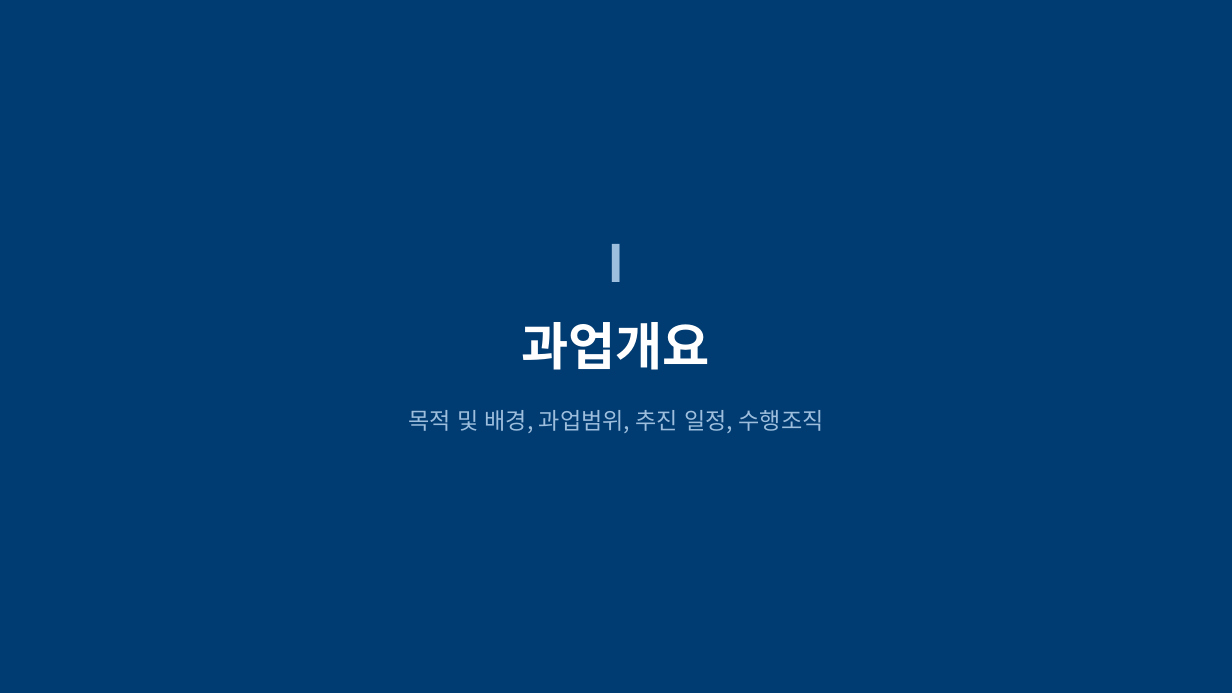
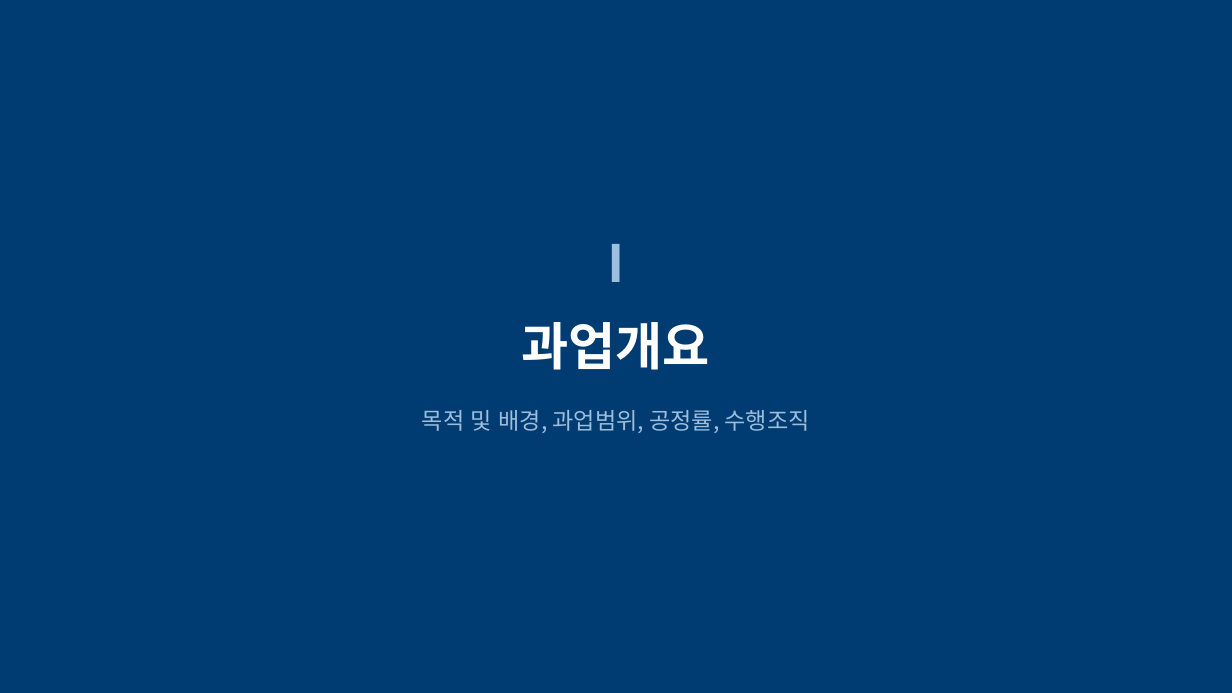
Before and after one commit to mkm1119/KGRAG-LLM, a slide deck: slide 3 of project_khnp/2026.12.09_최종보고회_발표자료_템플릿.pptx (slide 4 before the commit). Drawn at 1232x693 pixels with LibreOffice and Linux fonts; fonts in the diff are those of the drawing. Boxes give left, top, right and bottom in pixels: in the first picture for what was removed or moved away, otherwise in the second. Text is boxed around its words. In the diff, an @@ line names an element or a change of style, - is before the commit and + after.

```diff
--- a/project_khnp/2026.12.09_최종보고회_발표자료_템플릿.pptx
+++ b/project_khnp/2026.12.09_최종보고회_발표자료_템플릿.pptx
@@ text at <box>422,410,810,433</box>: text changed @@
-목적 및 배경, 과업범위, 추진 일정, 수행조직
+목적 및 배경, 과업범위, 공정률, 수행조직
```
Also in this commit, not shown: 18 other slides changed, 15 slides added, 3 slides removed, 1 other file.
